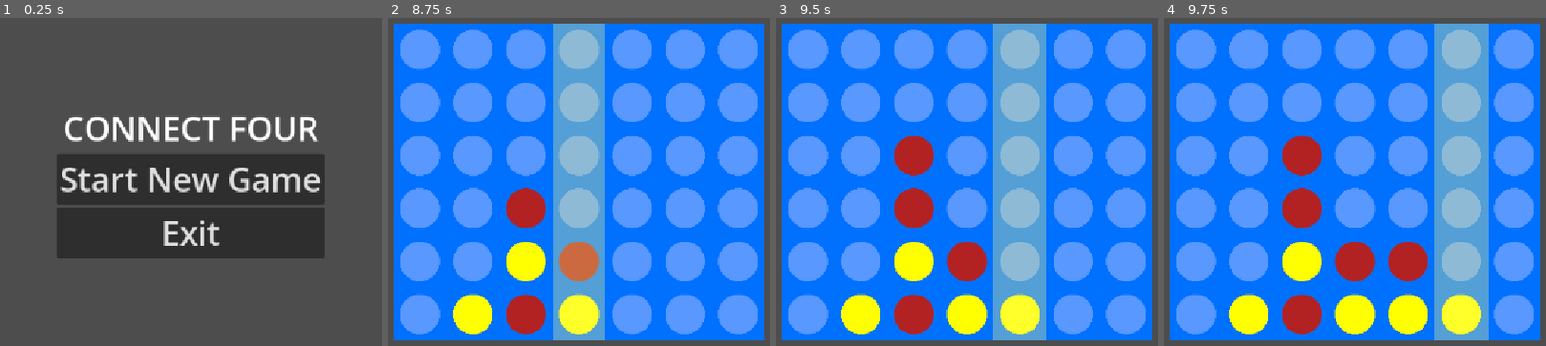
Above: before the commit, frames 1-4 (left to right).
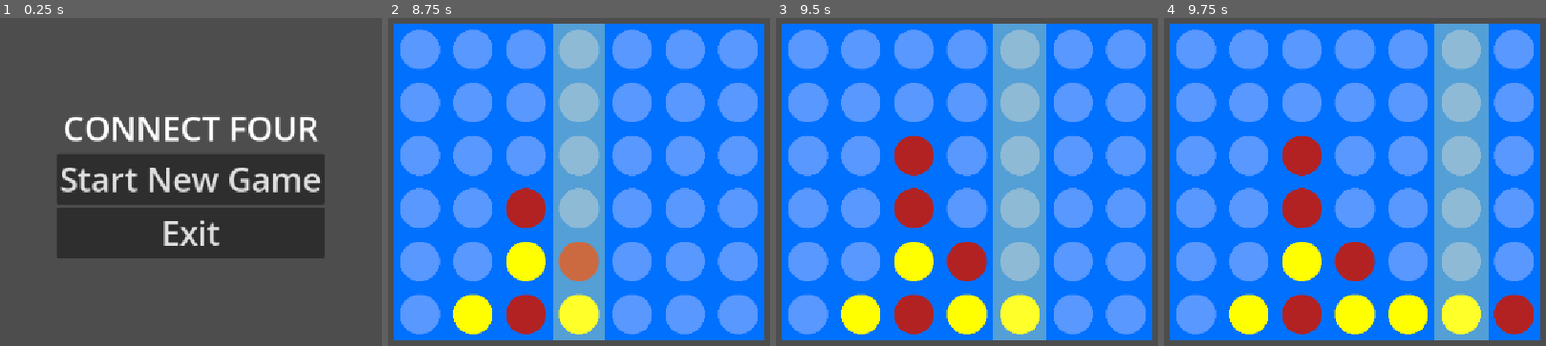
Above: after the commit, the same moments.

Repository: andrecmsousa/connect-four
Game: Godot game, scene res://scenes/main_menu.tscn
Two runs of this game, one before a commit and one after it. Both use one fixed random seed, a clock stepped at 60 frames per second and the inputs below.
Inputs (mouse positions are in pixels of both pictures, inside the frame that each line leads up to):
- Up to frame 1 (0.25 s): no input
- Up to frame 2 (8.75 s): click "Start New Game" at 0.5 s; tap Enter at 1.25, 2.75, 4.25 s; move the mouse to (418, 182) at 1.27 s; click (418, 182) at 1.42 s; tap Space at 2, 3.5, 6.5 s; move the mouse to (472, 182) at 2.02 s; click (472, 182) at 2.17 s; move the mouse to (525, 182) at 2.77 s; click (525, 182) at 2.92 s; move the mouse to (579, 182) at 3.52 s; click (579, 182) at 3.67 s; move the mouse to (632, 182) at 4.27 s; click (632, 182) at 4.42 s; click "Go to Main Menu" at 5 s; click "Start New Game" at 5.75 s; move the mouse to (472, 182) at 6.52 s; click (472, 182) at 6.67 s; move the mouse to (525, 182) at 7.27 s; click (525, 182) at 7.42 s; move the mouse to (579, 182) at 8.02 s; click (579, 182) at 8.17 s
- Up to frame 3 (9.5 s): move the mouse to (1020, 182) at 8.77 s; click (1020, 182) at 8.92 s
- Up to frame 4 (9.75 s): move the mouse to (1461, 182) at 9.52 s; click (1461, 182) at 9.67 s

Frames 1-3 are identical in both runs. In frame 4, 2.0% of the frame differs, in the area x 58-97%, y 68-97%.

Commit message:
Modify AI to block winning moves
Modify the AI's logic for choosing moves such that, if it is unable to find any winning moves, it will prefer to block an opponent's winning move before resorting to a random selection.

Diff:
--- a/scripts/ai.gd
+++ b/scripts/ai.gd
@@ -5,8 +5,14 @@
 
 	for column in available_columns:
 		var hypothetical_state: GameState = game_state.duplicate()
-		hypothetical_state.make_move(column)
+		hypothetical_state.make_move_as_player(column, GameTypes.PlayerPiece.PLAYER_TWO)
 		if hypothetical_state.current_result == GameTypes.Result.PLAYER_TWO_WINS:
 			return column
 
+	for column in available_columns:
+		var hypothetical_state: GameState = game_state.duplicate()
+		hypothetical_state.make_move_as_player(column, GameTypes.PlayerPiece.PLAYER_ONE)
+		if hypothetical_state.current_result == GameTypes.Result.PLAYER_ONE_WINS:
+			return column
+
 	return available_columns.pick_random()
--- a/scripts/board.gd
+++ b/scripts/board.gd
@@ -26,7 +26,7 @@
 
 func make_move(column_index: int) -> void:
 	var current_player: GameTypes.PlayerPiece = game_state.current_player
-	var new_piece_row: int = game_state.make_move(column_index)
+	var new_piece_row: int = game_state.commit_current_player_move(column_index)
 	if new_piece_row < 0:
 		return
 
--- a/scripts/game_state.gd
+++ b/scripts/game_state.gd
@@ -41,7 +41,7 @@
 
 	return available_columns
 
-func make_move(column: int) -> int:
+func make_move_as_player(column: int, player: GameTypes.PlayerPiece) -> int:
 	if next_empty_row[column] < 0:
 		return -1
 
@@ -49,10 +49,10 @@
 
 	empty_slots -= 1
 	next_empty_row[column] -= 1
-	board[new_piece_row][column] = current_player
+	board[new_piece_row][column] = player
 
 	if WinChecker.check_win(board, new_piece_row, column):
-		match current_player:
+		match player:
 			GameTypes.PlayerPiece.PLAYER_ONE:
 				current_result = GameTypes.Result.PLAYER_ONE_WINS
 			GameTypes.PlayerPiece.PLAYER_TWO:
@@ -61,7 +61,10 @@
 				current_result = GameTypes.Result.UNDETERMINED
 	elif empty_slots == 0:
 		current_result = GameTypes.Result.DRAW
-	else:
-		current_player = GameTypes.toggle_player_piece(current_player)
 
 	return new_piece_row
+
+func commit_current_player_move(column: int) -> int:
+	var new_piece_row: int = make_move_as_player(column, current_player)
+	current_player = GameTypes.toggle_player_piece(current_player)
+	return new_piece_row
